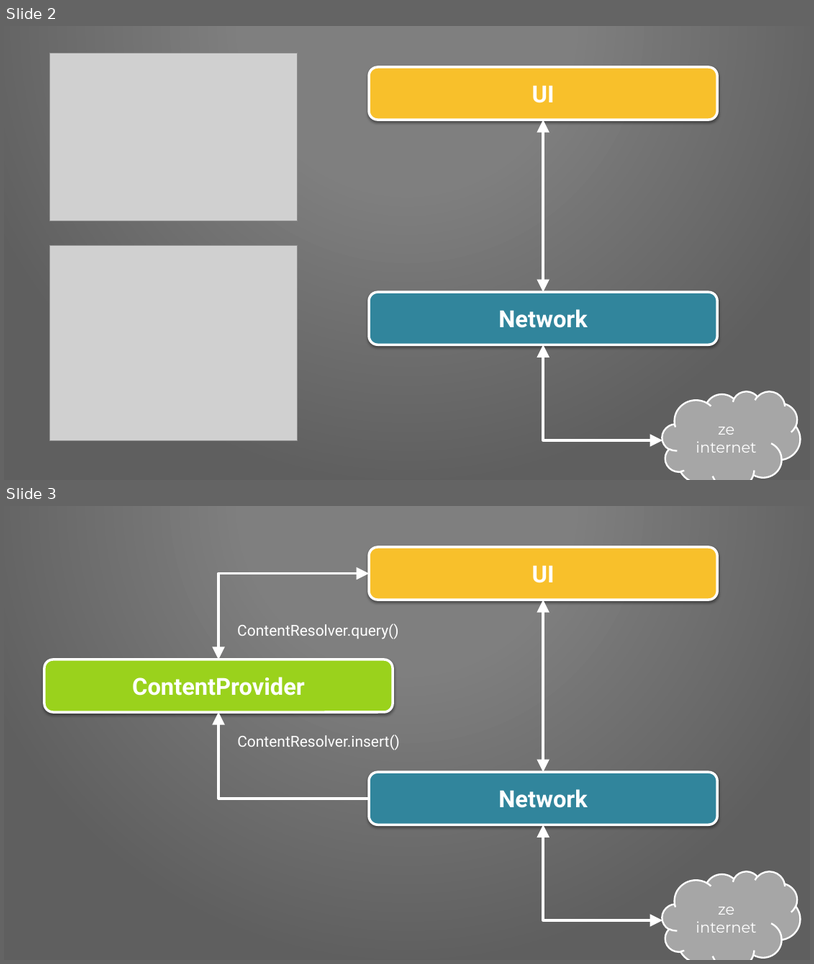
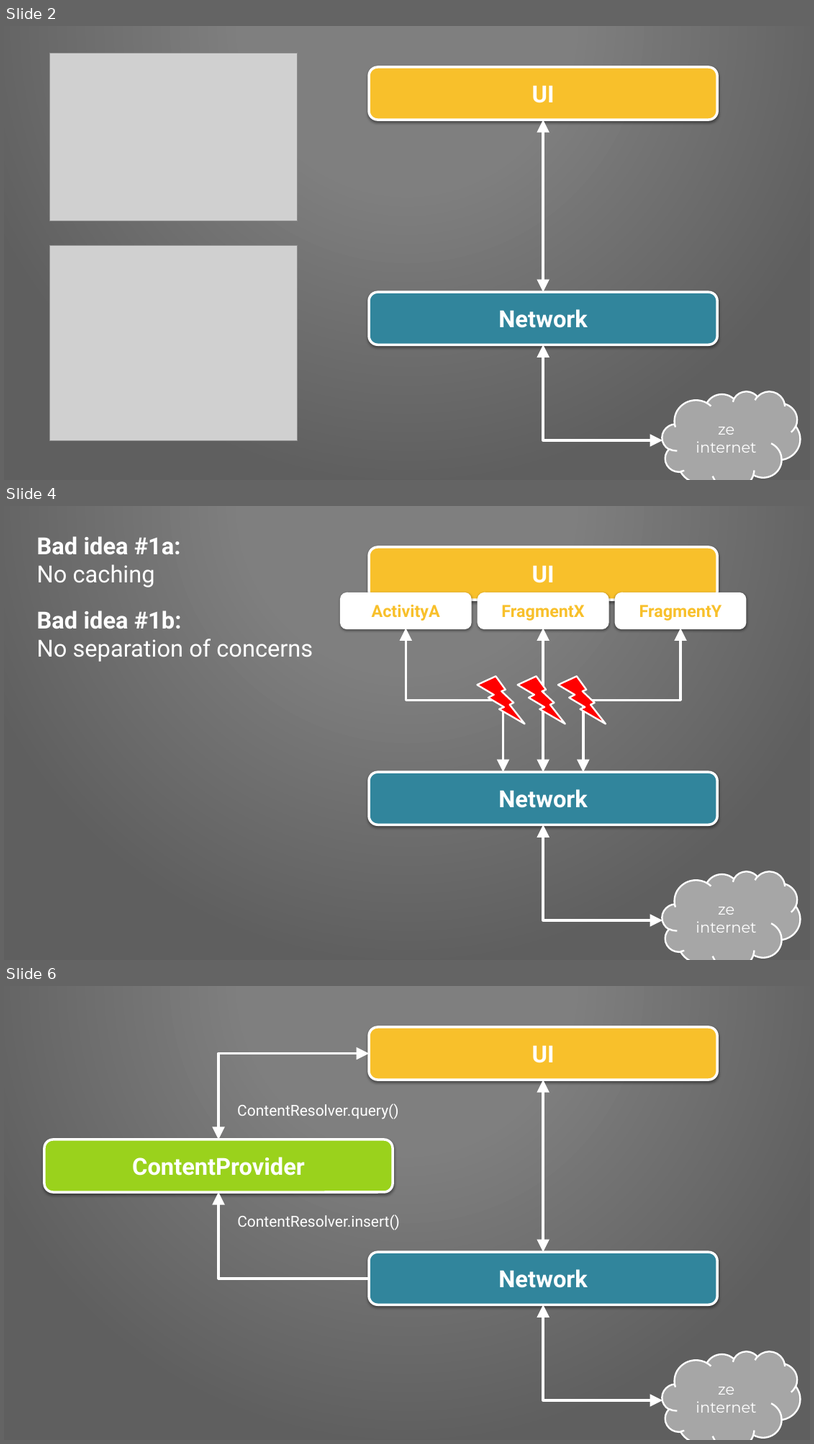
Before and after one commit to Pixplicity/sync-demo, a slide deck: I've been doing some syncing.pptx. Shown one above the other, each under a label of ours: slides 2 and 3 before the commit, slides 2, 4 and 6 after it; the slides between them are not shown. The pictures are 814x964 and 814x1444 pixels, drawn with LibreOffice and Linux fonts; fonts in the diff are those of the drawing; grey boxes stand for pictures; background and template pictures are left out. Boxes give left, top, right and bottom in pixels: in the first picture for what was removed or moved away, otherwise in the second. Text is boxed around its words. In the diff, an @@ line names an element or a change of style, - is before the commit and + after.

```diff
--- a/I've been doing some syncing.pptx
+++ b/I've been doing some syncing.pptx
@@ slide 4 added at (4, 506, 810, 960), background picture (left out); not listed: 1 template element that a slide beside it also shows @@
@@ text added at (37, 536, 181, 587), 28 pt, text #FFFFFF, bold @@
+Bad idea #1a:
+No caching
@@ rounded rectangle added at (369, 547, 718, 600), fill #F8C02B, outline #FFFFFF 3 pt, 28 pt, text #FFFFFF, bold @@
+UI
@@ text added at (37, 610, 313, 662), 28 pt, text #FFFFFF @@
+Bad idea #1b:
+No separation of concerns
@@ rounded rectangle added at (342, 594, 471, 628), fill #FFFFFF, outline #FFFFFF 3 pt, 20 pt, text #F8C02B, bold @@
+ActivityA
@@ rounded rectangle added at (479, 594, 608, 628), fill #FFFFFF, outline #FFFFFF 3 pt, 20 pt, text #F8C02B, bold @@
+FragmentX
@@ rounded rectangle added at (616, 594, 745, 628), fill #FFFFFF, outline #FFFFFF 3 pt, 20 pt, text #F8C02B, bold @@
+FragmentY
@@ elbow double arrow added from (406, 628) to (504, 772), #FFFFFF 3 pt @@
@@ double arrow added from (543, 628) to (543, 772), #FFFFFF 3 pt @@
@@ elbow double arrow added from (681, 628) to (584, 772), #FFFFFF 3 pt @@
@@ lightning bolt added at (478, 676, 525, 723), fill #FF0000, outline #FFFFFF 2 pt @@
@@ lightning bolt added at (518, 676, 566, 723), fill #FF0000, outline #FFFFFF 2 pt @@
@@ lightning bolt added at (558, 676, 607, 723), fill #FF0000, outline #FFFFFF 2 pt @@
@@ rounded rectangle added at (369, 772, 718, 825), fill #31859C, outline #FFFFFF 3 pt, 28 pt, text #FFFFFF, bold @@
+Network
@@ elbow double arrow added from (543, 825) to (663, 921), #FFFFFF 3 pt @@
@@ cloud added at (663, 871, 801, 960), fill #A6A6A6, outline #FFFFFF 2 pt, 18 pt, text #FFFFFF @@
+ze internet
@@ what was slide 3 is now slide 6 @@
```
Also in this commit, not shown: 1 slide changed, 3 other slides added.
